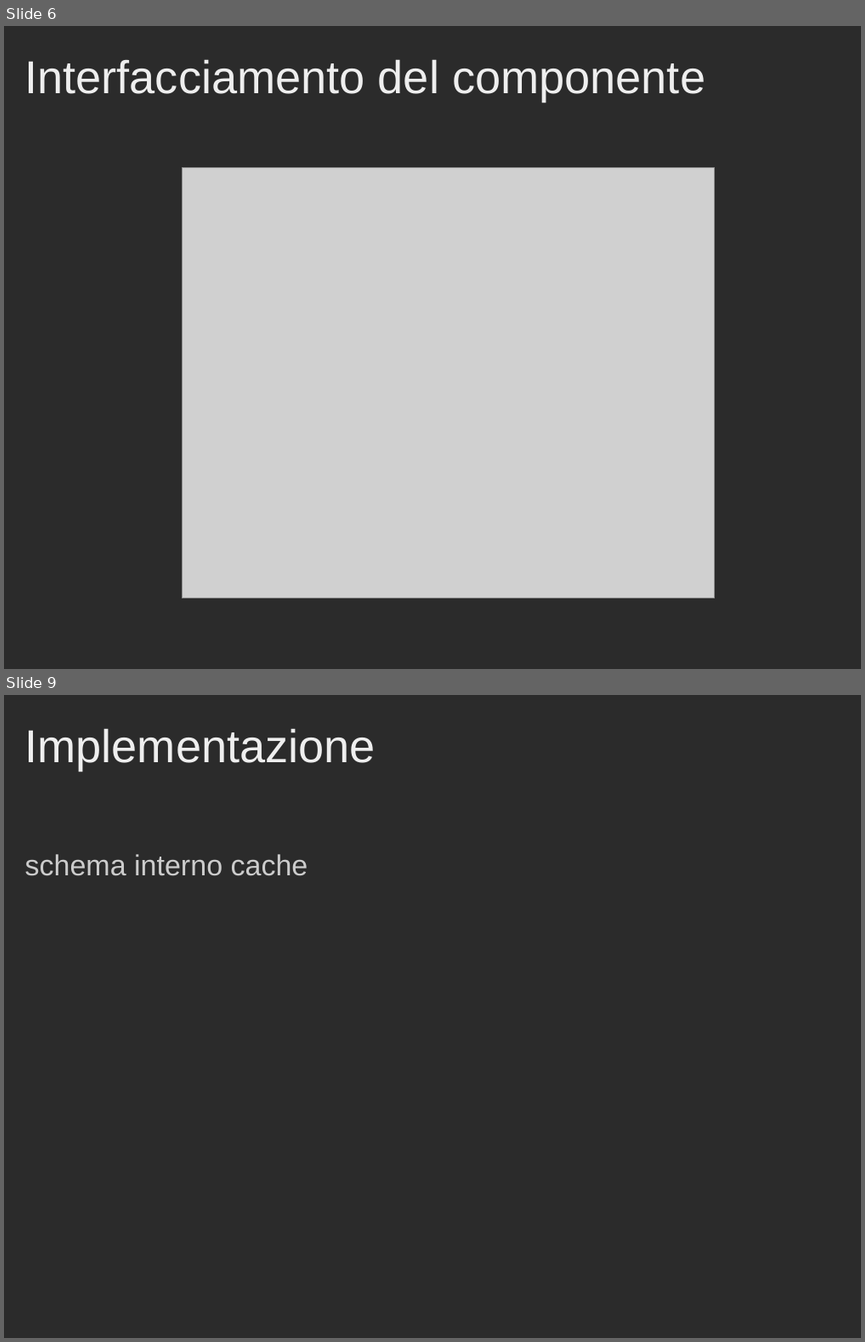
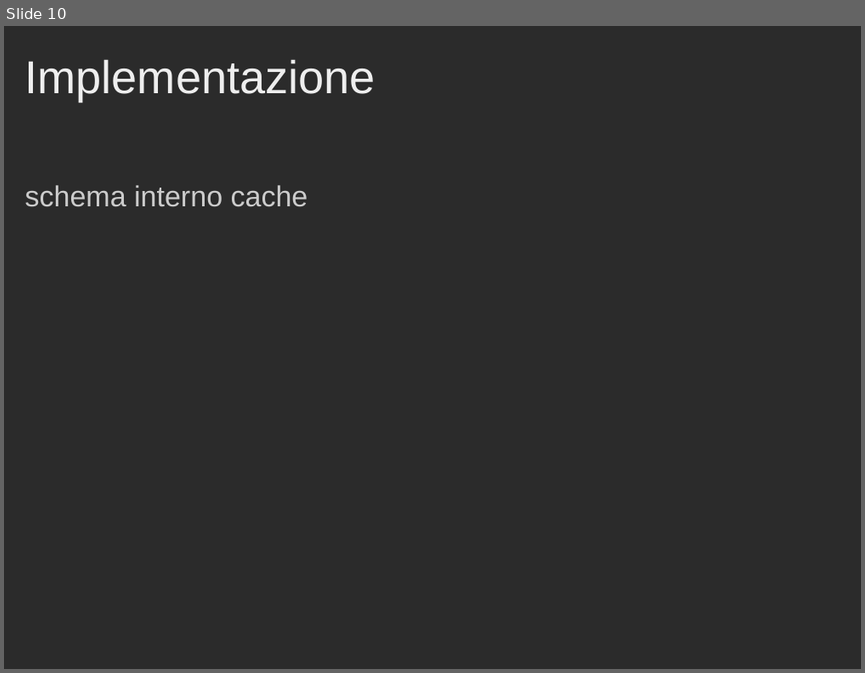
Before and after one commit to Muffo/dlxcache, a slide deck: Presentazione_Progetto_Cache.ppt. Shown one above the other, each under a label of ours: slides 6 and 9 before the commit, slide 10 after it; the slides between them are not shown. The pictures are 865x1342 and 865x673 pixels, drawn with LibreOffice and Linux fonts; fonts in the diff are those of the drawing; grey boxes stand for pictures; background and template pictures are left out; a plain dark background stands for a picture behind light text. Boxes give left, top, right and bottom in pixels: in the first picture for what was removed or moved away, otherwise in the second. Text is boxed around its words. In the diff, an @@ line names an element or a change of style, - is before the commit and + after.

```diff
--- a/Presentazione_Progetto_Cache.ppt
+++ b/Presentazione_Progetto_Cache.ppt
@@ slide 6 removed at (x1=4, y1=26, x2=861, y2=669), background picture (left out) @@
@@ title removed at (x1=25, y1=59, x2=705, y2=102) @@
-Interfacciamento del componente
@@ picture removed at (x1=182, y1=167, x2=715, y2=597) @@
@@ what was slide 9 is now slide 10 @@
```
Also in this commit, not shown: 10 slides changed, 6 slides added, 4 other slides removed, 1 other file.
